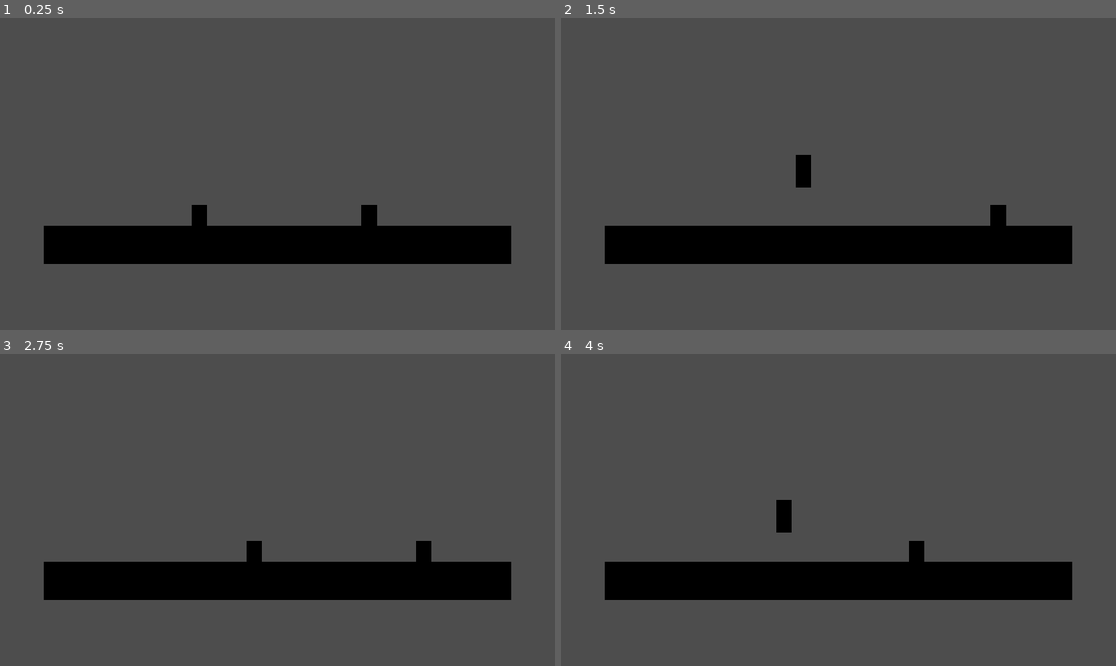
Above: before the commit, frames 1-4 (two rows, left to right).
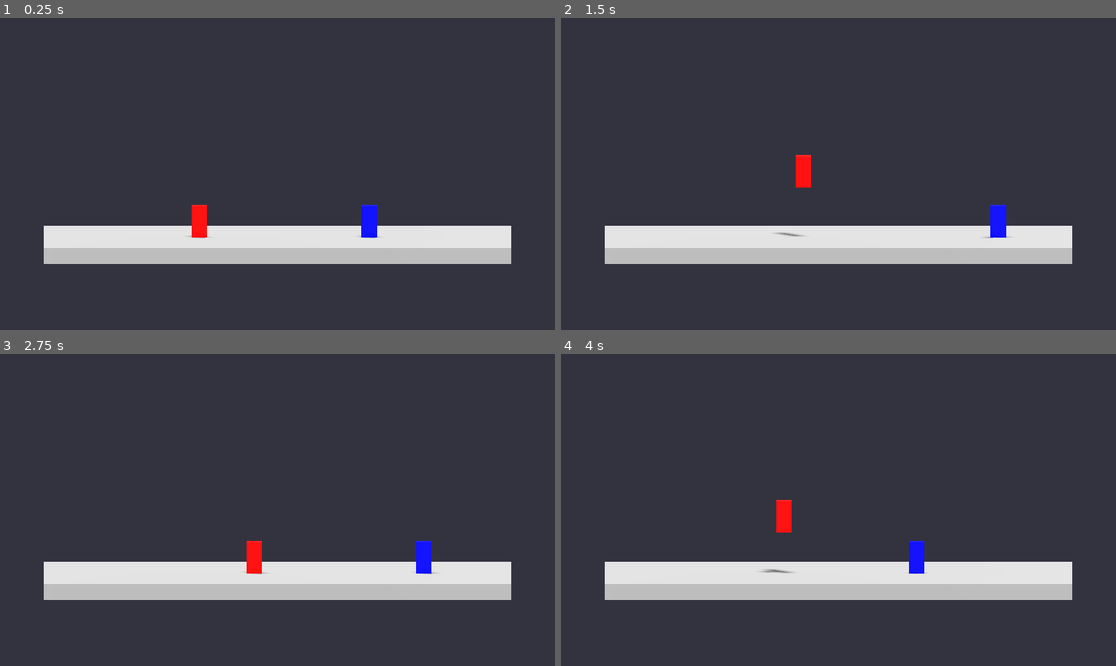
Above: after the commit, the same moments.

Repository: chris-bekinddesign/2.5d-fighter
Game: Godot game, scene res://scenes/Main.tscn
Two runs of this game, one before a commit and one after it. Both use one fixed random seed, a clock stepped at 60 frames per second and the inputs below.
Inputs:
- Up to frame 1 (0.25 s): no input
- Up to frame 2 (1.5 s): tap Enter (ui_accept) at 0.5, 0.77 s; hold D 0.53-1.28 s; hold A from 1.28 s (still down)
- Up to frame 3 (2.75 s): tap Enter (ui_accept) at 1.52 s; release A at 2.03 s; hold D from 2.03 s (still down)
- Up to frame 4 (4 s): release D at 2.78 s; hold W 2.78-3.53 s; tap Enter (ui_accept) at 3.02, 3.77 s; hold A from 3.53 s (still down)

The runs differ from the first frame. In frame 1, 100% of the frame differs, in the area x 0-100%, y 0-100%; in frame 2, 100%; in frame 3, 100%; in frame 4, 100%.

Commit message:
Fixed lighting

Diff:
--- a/scenes/Main.tscn
+++ b/scenes/Main.tscn
@@ -1,12 +1,12 @@
-[gd_scene load_steps=11 format=3 uid="uid://btwkdq3fqkkh3"]
+[gd_scene load_steps=12 format=3 uid="uid://btwkdq3fqkkh3"]
 
-[ext_resource type="Script" path="res://scripts/player1_controller.gd" id="1_player1"]
-[ext_resource type="Script" path="res://scripts/player2_ai.gd" id="2_player2"]
+[ext_resource type="Script" uid="uid://gmgafm7cyf21" path="res://scripts/player1_controller.gd" id="1_player1"]
+[ext_resource type="Script" uid="uid://ds4qlah4o02cb" path="res://scripts/player2_ai.gd" id="2_player2"]
+
+[sub_resource type="BoxShape3D" id="BoxShape3D_ground"]
+size = Vector3(30, 1, 15)
 
 [sub_resource type="BoxMesh" id="BoxMesh_1"]
-size = Vector3(30, 1, 15)
-
-[sub_resource type="BoxShape3D" id="BoxShape3D_ground"]
 size = Vector3(30, 1, 15)
 
 [sub_resource type="BoxShape3D" id="BoxShape3D_1"]
@@ -27,6 +27,13 @@
 [sub_resource type="StandardMaterial3D" id="StandardMaterial3D_2"]
 albedo_color = Color(0, 0, 1, 1)
 
+[sub_resource type="Environment" id="Environment_1"]
+background_mode = 1
+background_color = Color(0.2, 0.2, 0.25, 1)
+ambient_light_source = 2
+ambient_light_color = Color(1, 1, 1, 1)
+ambient_light_energy = 0.4
+
 [node name="Main" type="Node3D"]
 
 [node name="Camera3D" type="Camera3D" parent="."]
@@ -34,6 +41,10 @@
 projection = 1
 current = true
 size = 20.0
+
+[node name="DirectionalLight3D" type="DirectionalLight3D" parent="."]
+transform = Transform3D(0.866025, -0.433013, 0.25, 0, 0.5, 0.866025, -0.5, -0.75, 0.433013, 0, 10, 5)
+shadow_enabled = true
 
 [node name="Ground" type="StaticBody3D" parent="."]
 
@@ -64,3 +75,6 @@
 [node name="MeshInstance3D" type="MeshInstance3D" parent="Player2"]
 mesh = SubResource("BoxMesh_3")
 surface_material_override/0 = SubResource("StandardMaterial3D_2")
+
+[node name="WorldEnvironment" type="WorldEnvironment" parent="."]
+environment = SubResource("Environment_1")
